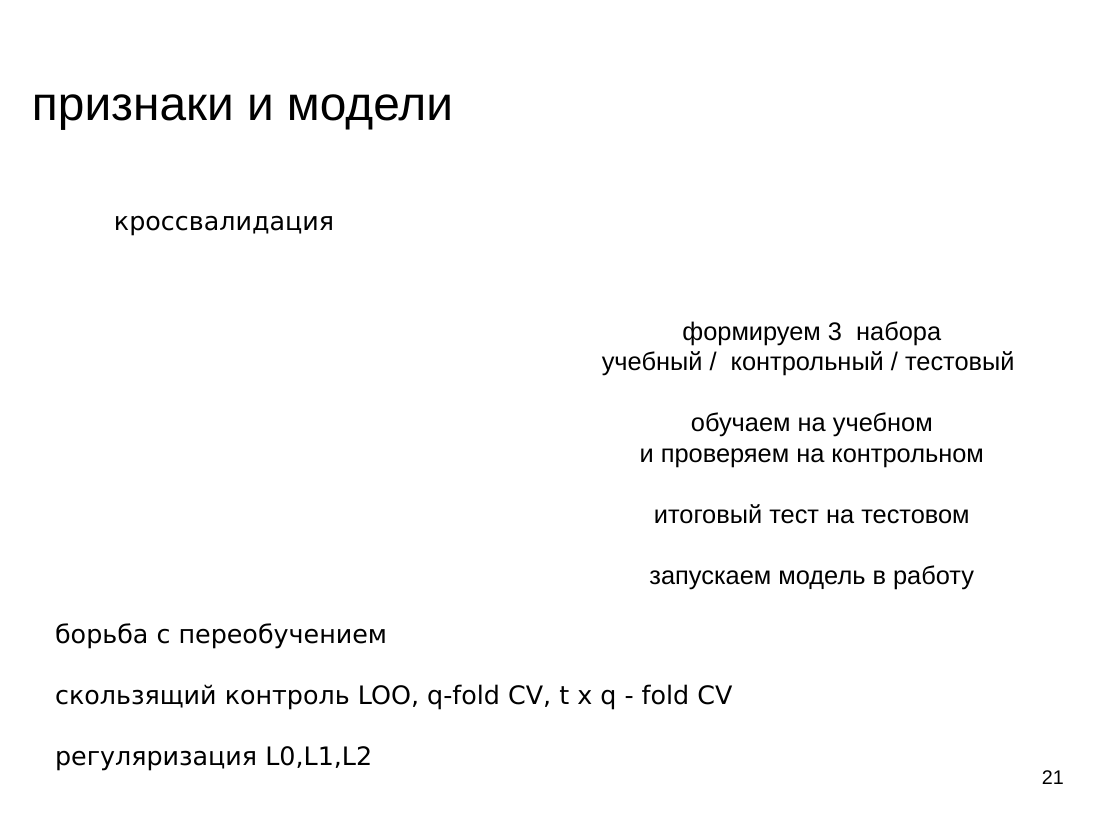
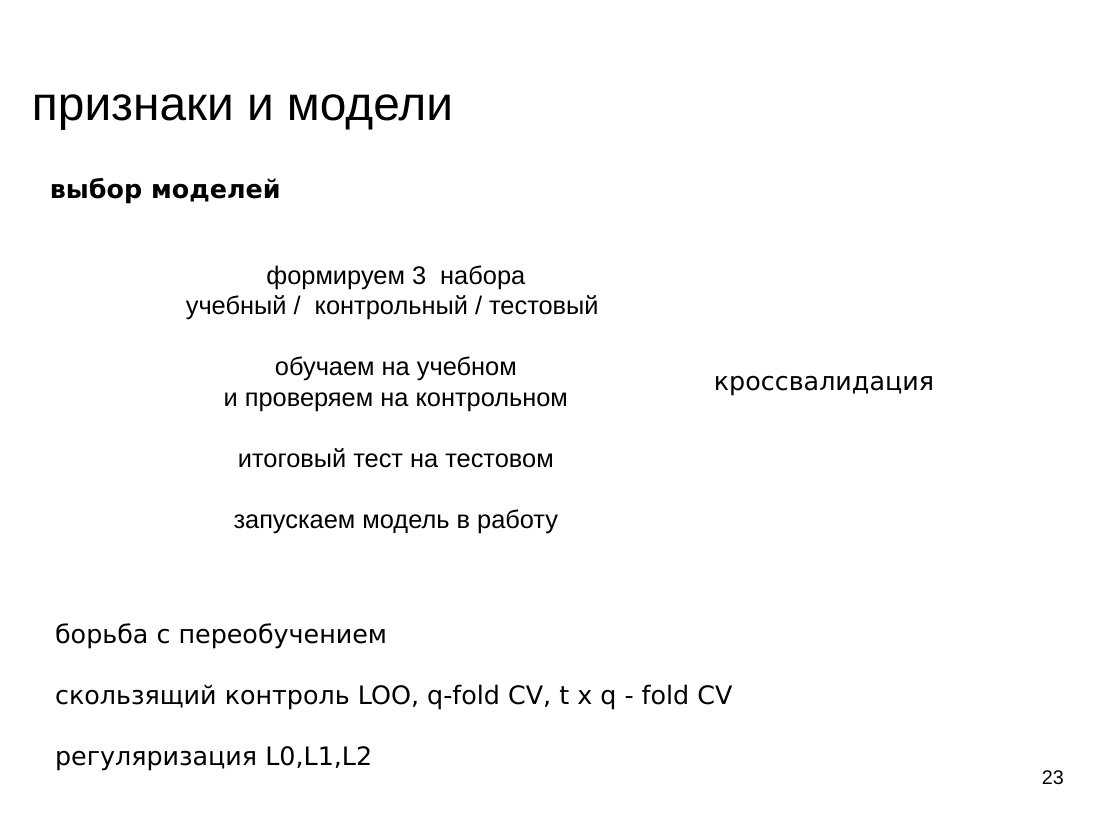
Before and after one commit to mechanoid5/ml_lectorium_legacy, a slide deck: slide 23 of 12-fetch-anomal.odp (slide 21 before the commit). Drawn at 1120x840 pixels with LibreOffice and Linux fonts; fonts in the diff are those of the drawing; background and template pictures are left out. Boxes give left, top, right and bottom in pixels: in the first picture for what was removed or moved away, otherwise in the second. Text is boxed around its words. In the diff, an @@ line names an element or a change of style, - is before the commit and + after.

```diff
--- a/12-fetch-anomal.odp
+++ b/12-fetch-anomal.odp
@@ text added at (x1=50, y1=178, x2=280, y2=204), 18 pt, text #000000, bold @@
+выбор моделей
@@ text "формируем 3 набора" moved from (x1=602, y1=321, x2=1015, y2=589) to (x1=186, y1=265, x2=599, y2=533) @@
@@ text "кроссвалидация" moved from (x1=114, y1=215, x2=334, y2=236) to (x1=714, y1=375, x2=934, y2=396) @@
@@ page number at (x1=1042, y1=770, x2=1064, y2=785): text changed @@
-21
+23
```
Also in this commit, not shown: 1 other slide changed, 2 slides added, 1 slide removed.
